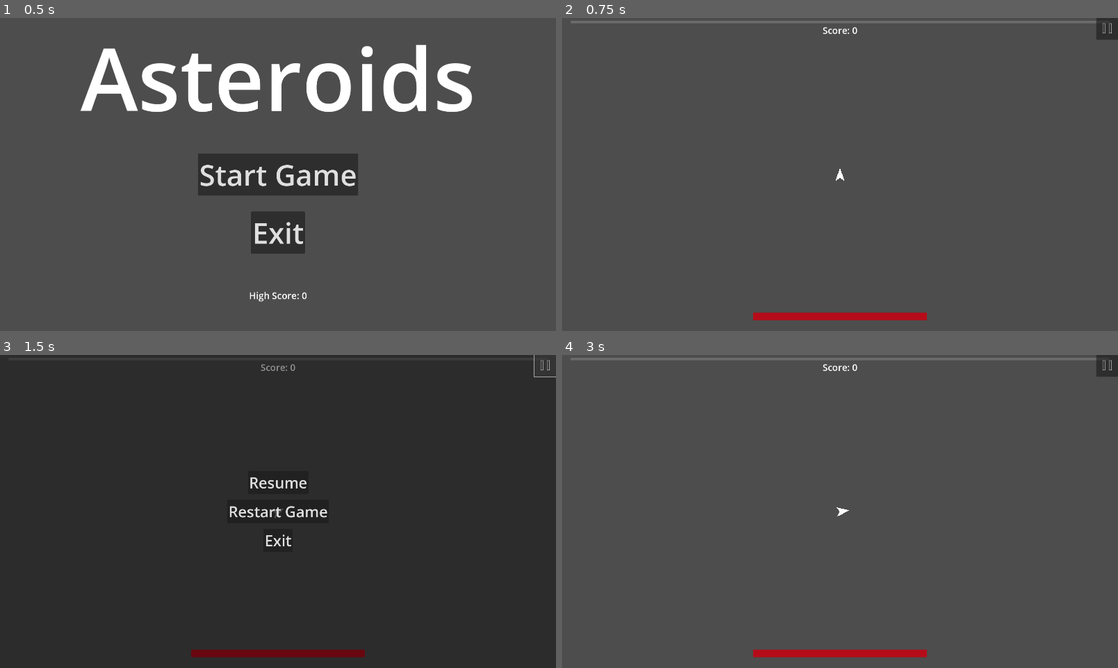
Above: before the commit, frames 1-4 (two rows, left to right).
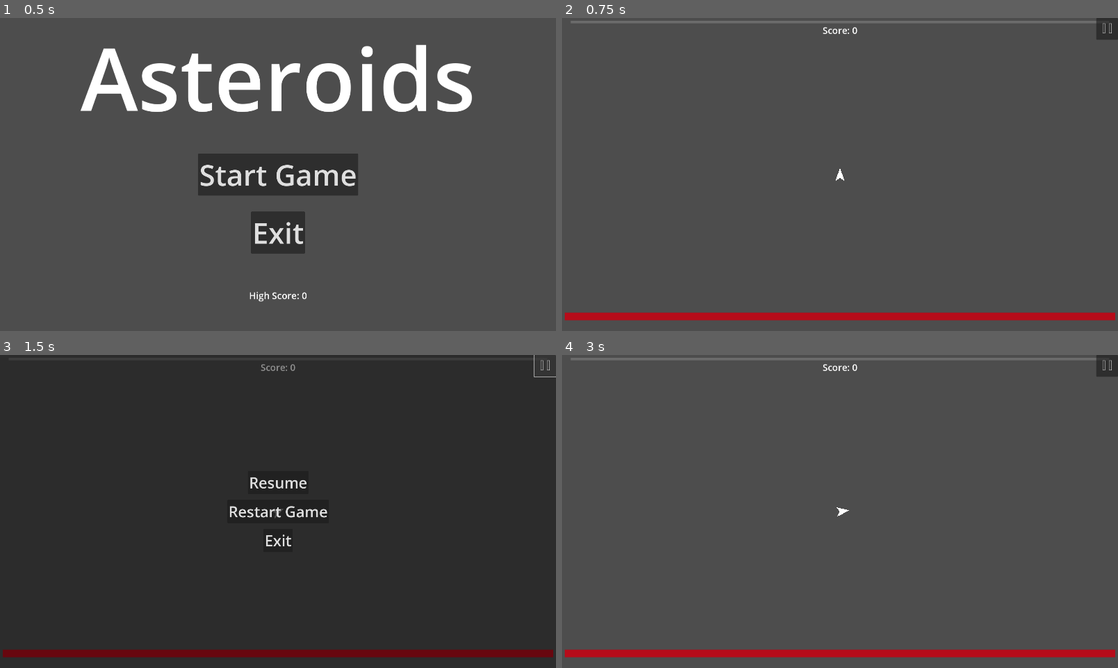
Above: after the commit, the same moments.

Repository: CoilSeb/AsteroidsPersonal
Game: Godot game, scene res://Scenes/Screens/Start Screen/StartScreen.tscn
Same seed, same stepped clock (60 frames per second), same inputs: the game is played once before the commit and once after it.
Inputs (mouse positions are in pixels of both pictures, inside the frame that each line leads up to):
- Up to frame 1 (0.5 s): no input
- Up to frame 2 (0.75 s): click "Start Game" at 0.5 s
- Up to frame 3 (1.5 s): click (544, 364) at 1.25 s
- Up to frame 4 (3 s): click "Restart Game" at 2 s; tap Enter at 2.75 s; move the mouse to (962, 495) at 2.77 s; press the mouse at (962, 495) at 2.78 s; hold D (rotate_right) from 2.78 s (still down)

Frame 1 is identical in both runs. In frame 2, 1.8% of the frame differs, in the area x 0-100%, y 94-97%; in frame 3, 1.7%; in frame 4, 1.8%.

Commit message:
fixed upgrade bugs

Diff:
--- a/Global Scripts/Global.gd
+++ b/Global Scripts/Global.gd
@@ -58,17 +58,17 @@
 
 
 func refresh():
-	health = 300
-	max_health = 300
+	health = 3000000
+	max_health = 3000000
 	health_regen = 0
 	move_speed = 0
 	counter_thrust = 0
-	damage = 0
+	damage = 100
 	attack_speed = 0.35
 	bullet_speed = 0
-	collision_damage = 10
+	collision_damage = 100
 	exp = 0
-	exp_threshold = 50
+	exp_threshold = 1
 	exp_level = 0
 
 	damage_up["damage_up1"] = false
--- a/Scenes/Screens/Game Scene/GameScene.gd
+++ b/Scenes/Screens/Game Scene/GameScene.gd
@@ -63,7 +63,7 @@
 	for i in range(5):
 		#print("asteroid spawned")
 		spawn_Asteroid()
-	timer_wave.start(30)
+	timer_wave.start(45)
 
 
 func spawn_Asteroid():
@@ -90,63 +90,63 @@
 	print("wave 1")
 	for i in range(5):
 		spawn_Asteroid()
-	timer_wave2.start(30)
+	timer_wave2.start(45)
 
 
 func _on_timer_wave_2_timeout():
 	print("wave 2")
 	for i in range(7):
 		spawn_Asteroid()
-	timer_wave3.start(30)
+	timer_wave3.start(45)
 
 
 func _on_timer_wave_3_timeout():
 	print("wave 3")
 	for i in range(7):
 		spawn_Asteroid()
-	timer_wave4.start(30)
+	timer_wave4.start(45)
 
 
 func _on_timer_wave_4_timeout():
 	print("wave 4")
 	for i in range(7):
 		spawn_Asteroid()
-	timer_wave5.start(30)
+	timer_wave5.start(45)
 
 
 func _on_timer_wave_5_timeout():
 	print("wave 5")
 	for i in range(10):
 		spawn_Asteroid()
-	timer_wave6.start(30)
+	timer_wave6.start(45)
 
 
 func _on_timer_wave_6_timeout():
 	print("wave 6")
 	for i in range(10):
 		spawn_Asteroid()
-	timer_wave7.start(30)
+	timer_wave7.start(45)
 
 
 func _on_timer_wave_7_timeout():
 	print("wave 7")
 	for i in range(10):
 		spawn_Asteroid()
-	timer_wave8.start(30)
+	timer_wave8.start(45)
 
 
 func _on_timer_wave_8_timeout():
 	print("wave 8")
 	for i in range(12):
 		spawn_Asteroid()
-	timer_wave9.start(30)
+	timer_wave9.start(45)
 
 
 func _on_timer_wave_9_timeout():
 	print("wave 9")
 	for i in range(10):
 		spawn_Asteroid()
-	timer_wave10.start(30)
+	timer_wave10.start(45)
 
 
 func _on_timer_wave_10_timeout():
--- a/Scenes/UI/UI.gd
+++ b/Scenes/UI/UI.gd
@@ -24,16 +24,16 @@
 var score = 0
 var num_of_damage_upgrades = 1
 var damage_upgrade = null
-var checked_damage = false
 var d
+var d_catch
 var num_of_health_upgrades = 1
 var health_upgrade = null
-var checked_health = false
 var h
-var num_of_utility_upgrades = 0
+var h_catch
+var num_of_utility_upgrades = 1
 var utility_upgrade = null
-var checked_utility = false
 var u
+var u_catch
 
 
 func _ready():
@@ -148,6 +148,9 @@
 		d = randi_range(0, num_of_damage_upgrades)
 		h = randi_range(0, num_of_health_upgrades)
 		u = randi_range(0, num_of_utility_upgrades)
+		d_catch = null
+		h_catch = null
+		u_catch = null
 		level_up()
 
 
@@ -184,123 +187,164 @@
 	get_damage_upgrade()
 	get_health_upgrade()
 	get_utility_upgrade()
-	level_up_timer.start(2)
+	level_up_timer.start(1)
 
 
 func get_damage_upgrade():
-	if d == 0:
-		if Global.damage_up["damage_up1"] == false:
-			damage_upgrade = "damage_up1"
-			damage_upgrade_button.text = "Damage Up \n\n\nIncrease bullet damage by 1.5"
-			return
-		if Global.damage_up["damage_up2"] == false:
-			damage_upgrade = "damage_up2"
-			damage_upgrade_button.text = "Damage Up + \n\n\nIncrease bullet damage by 2.25 \nDecrease attack speed by 5%"
-			return
-		if Global.damage_up["damage_up3"] == false:
-			damage_upgrade = "damage_up3"
-			damage_upgrade_button.text = "Damage Up ++ \n\n\nIncrease bullet damage by 3 \nDecrease attack speed by 10%"
-			return
-		d += 1
-		get_damage_upgrade()
-
-	if d == 1:
-		if Global.attack_speed_up["attack_speed_up1"] == false:
-			damage_upgrade = "attack_speed_up1"
-			damage_upgrade_button.text = "Attack Speed Up \n\n\nIncrease attack speed by 10%"
-			return
-		if Global.attack_speed_up["attack_speed_up2"] == false:
-			damage_upgrade = "attack_speed_up2"
-			damage_upgrade_button.text = "Attack Speed Up + \n\n\nIncrease attack speed by 15% \nDecrease bullet damage by 1"
-			return
-		if Global.attack_speed_up["attack_speed_up3"] == false:
-			damage_upgrade = "attack_speed_up3"
-			damage_upgrade_button.text = "Attack Speed Up ++ \n\n\nIncrease attack speed by 20% \nDecrease bullet damage by 2"
-			return
-		d += 1
-		get_damage_upgrade()
+	if(d_catch == d):
+		print("Out d_catch: ", d_catch, " d: ", d)
+		damage_upgrade_button.text = "OUT OF UPGRADES"
+		return
 
 	else:
-		if(d > num_of_damage_upgrades && checked_damage == true):
-			damage_upgrade_button.text = "OUT OF UPGRADES"
-			return
-		if(d > num_of_damage_upgrades && checked_damage == false):
-			d = -1
-			checked_damage = true
-		d += 1
-		get_damage_upgrade()
+		if d == 0:
+			if Global.damage_up["damage_up1"] == false:
+				damage_upgrade = "damage_up1"
+				damage_upgrade_button.text = "Damage Up \n\n\nIncrease bullet damage by 1.5"
+				print("True")
+				return
+			if Global.damage_up["damage_up2"] == false:
+				damage_upgrade = "damage_up2"
+				damage_upgrade_button.text = "Damage Up + \n\n\nIncrease bullet damage by 2.25 \nDecrease attack speed by 5%"
+				return
+			if Global.damage_up["damage_up3"] == false:
+				damage_upgrade = "damage_up3"
+				damage_upgrade_button.text = "Damage Up ++ \n\n\nIncrease bullet damage by 3 \nDecrease attack speed by 10%"
+				return
+			if d_catch == null:
+				print("d_catch: ", d_catch, " d: ", d)
+				d_catch = d
+			d += 1
+			get_damage_upgrade()
+
+		elif d == 1:
+			if Global.attack_speed_up["attack_speed_up1"] == false:
+				damage_upgrade = "attack_speed_up1"
+				damage_upgrade_button.text = "Attack Speed Up \n\n\nIncrease attack speed by 10%"
+				return
+			if Global.attack_speed_up["attack_speed_up2"] == false:
+				damage_upgrade = "attack_speed_up2"
+				damage_upgrade_button.text = "Attack Speed Up + \n\n\nIncrease attack speed by 15% \nDecrease bullet damage by 1"
+				return
+			if Global.attack_speed_up["attack_speed_up3"] == false:
+				damage_upgrade = "attack_speed_up3"
+				damage_upgrade_button.text = "Attack Speed Up ++ \n\n\nIncrease attack speed by 20% \nDecrease bullet damage by 2"
+				return
+			if d_catch == null:
+				d_catch = d
+				print("d_catch: ", d_catch, " d: ", d)
+			d += 1
+			get_damage_upgrade()
+
+		else:
+			d = 0
+			print("new d: ", d)
+			get_damage_upgrade()
+
 
 
 func get_health_upgrade():
-	if h == 0:
-		if Global.health_up["health_up1"] == false:
-			health_upgrade = "health_up1"
-			health_upgrade_button.text = "Health Up \n\n\nIncrease max health by 50"
-			return
-		if Global.health_up["health_up2"] == false:
-			health_upgrade = "health_up2"
-			health_upgrade_button.text = "Health Up + \n\n\nIncrease max health by 100 \nReduce thrust by 10"
-			return
-		if Global.health_up["health_up3"] == false:
-			health_upgrade = "health_up3"
-			health_upgrade_button.text = "Health Up ++ \n\n\nIncrease max health by 150 \nReduce thrust by 10"
-			return
-		h += 1
-		get_health_upgrade()
-
-	if h == 1:
-		if Global.health_regen_up["health_regen_up1"] == false:
-			health_upgrade = "health_regen_up1"
-			health_upgrade_button.text = "Health Regen Up \n\n\nIncrease health regeneration by 0.5"
-			return
-		if Global.health_regen_up["health_regen_up2"] == false:
-			health_upgrade = "health_regen_up2"
-			health_upgrade_button.text = "Health Up + \n\n\nIncrease health regeneration by 1.5"
-			return
-		if Global.health_regen_up["health_regen_up3"] == false:
-			health_upgrade = "health_regen_up3"
-			health_upgrade_button.text = "Health Up ++ \n\n\nIncrease health regeneration by 3"
-			return
-		h += 1
-		get_health_upgrade()
+	if(h_catch == h):
+		print("Out h_catch: ", h_catch, " h: ", h)
+		health_upgrade_button.text = "OUT OF UPGRADES"
+		return
 
 	else:
-		if(h > num_of_health_upgrades && checked_health == true):
-			health_upgrade_button.text = "OUT OF UPGRADES"
-			return
-		if(h > num_of_health_upgrades && checked_health == false):
-			h = -1
-			checked_health = true
-		h += 1
-		get_health_upgrade()
+		if h == 0:
+			if Global.health_up["health_up1"] == false:
+				health_upgrade = "health_up1"
+				health_upgrade_button.text = "Health Up \n\n\nIncrease max health by 50"
+				return
+			if Global.health_up["health_up2"] == false:
+				health_upgrade = "health_up2"
+				health_upgrade_button.text = "Health Up + \n\n\nIncrease max health by 100 \nReduce thrust by 10"
+				return
+			if Global.health_up["health_up3"] == false:
+				health_upgrade = "health_up3"
+				health_upgrade_button.text = "Health Up ++ \n\n\nIncrease max health by 150 \nReduce thrust by 10"
+				return
+
+			if h_catch == null:
+				h_catch = h
+				print("h_catch: ", h_catch, " h: ", h)
+			h += 1
+			get_health_upgrade()
+
+		elif h == 1:
+			if Global.health_regen_up["health_regen_up1"] == false:
+				health_upgrade = "health_regen_up1"
+				health_upgrade_button.text = "Health Regen Up \n\n\nIncrease health regeneration by 0.5"
+				return
+			if Global.health_regen_up["health_regen_up2"] == false:
+				health_upgrade = "health_regen_up2"
+				health_upgrade_button.text = "Health Up + \n\n\nIncrease health regeneration by 1.5"
+				return
+			if Global.health_regen_up["health_regen_up3"] == false:
+				health_upgrade = "health_regen_up3"
+				health_upgrade_button.text = "Health Up ++ \n\n\nIncrease health regeneration by 3"
+				return
+
+			if h_catch == null:
+				h_catch = h
+				print("h_catch: ", h_catch, " h: ", h)
+			h += 1
+			get_health_upgrade()
+
+		else:
+			h = 0
+			get_health_upgrade()
 
 
 func get_utility_upgrade():
-	if u == 0:
-		if Global.move_speed_up["move_speed_up1"] == false:
-			utility_upgrade = "move_speed_up1"
-			utility_upgrade_button.text = "Move Speed Up \n\n\nIncrease move speed by 10"
-			return
-		if Global.move_speed_up["move_speed_up2"] == false:
-			utility_upgrade = "move_speed_up2"
-			utility_upgrade_button.text = "Move Speed Up + \n\n\nIncrease move speed by 15 \nReduce max health by 50"
-			return
-		if Global.move_speed_up["move_speed_up3"] == false:
-			utility_upgrade = "move_speed_up3"
-			utility_upgrade_button.text = "Move Speed Up ++ \n\n\nIncrease move speed by 20 \nReduce max health by 75"
-			return
-		u += 1
-		get_utility_upgrade()
+	if(u_catch == u):
+		print("Out U_catch: ", u_catch, " U: ", u)
+		utility_upgrade_button.text = "OUT OF UPGRADES"
+		return
 
 	else:
-		if(u > num_of_utility_upgrades && checked_utility == true):
-			utility_upgrade_button.text = "OUT OF UPGRADES"
-			return
-		if(u > num_of_utility_upgrades && checked_utility == false):
-			u = -1
-			checked_utility = true
-		u += 1
-		get_utility_upgrade()
+		if u == 0:
+			if Global.move_speed_up["move_speed_up1"] == false:
+				utility_upgrade = "move_speed_up1"
+				utility_upgrade_button.text = "Move Speed Up \n\n\nIncrease move speed by 10"
+				return
+			if Global.move_speed_up["move_speed_up2"] == false:
+				utility_upgrade = "move_speed_up2"
+				utility_upgrade_button.text = "Move Speed Up + \n\n\nIncrease move speed by 15 \nReduce max health by 50"
+				return
+			if Global.move_speed_up["move_speed_up3"] == false:
+				utility_upgrade = "move_speed_up3"
+				utility_upgrade_button.text = "Move Speed Up ++ \n\n\nIncrease move speed by 20 \nReduce max health by 75"
+				return
+
+			if u_catch == null:
+				u_catch = u
+				print("U_catch: ", u_catch, " U: ", u)
+			u += 1
+			get_utility_upgrade()
+
+		elif u == 1:
+			if Global.counter_thrust_up["counter_thrust_up1"] == false:
+				utility_upgrade = "counter_thrust_up1"
+				utility_upgrade_button.text = "Counter Thrust Up \n\n\nPress 'S' to counter thrust \n Increase counter thrust by 10"
+				return
+			if Global.counter_thrust_up["counter_thrust_up2"] == false:
+				utility_upgrade = "counter_thrust_up2"
+				utility_upgrade_button.text = "Counter Thrust Up + \n\n\nIncrease counter thrust by 15"
+				return
+			if Global.counter_thrust_up["counter_thrust_up3"] == false:
+				utility_upgrade = "counter_thrust_up3"
+				utility_upgrade_button.text = "Counter Thrust Up ++ \n\n\nIncrease counter thrust by 25"
+				return
+
+			if u_catch == null:
+				u_catch = u
+				print("U_catch: ", u_catch, " U: ", u)
+			u += 1
+			get_utility_upgrade()
+
+		else:
+			u = 0
+			get_utility_upgrade()
 
 
 func apply_upgrade(upgrade):
@@ -330,6 +374,9 @@
 			Global.damage -= 2
 			Global.attack_speed_up["attack_speed_up3"] = true
 		damage_upgrade = null
+		d_catch = null
+		h_catch = null
+		u_catch = null
 
 	if health_upgrade != null:
 		#Health
@@ -358,6 +405,9 @@
 			Global.health_regen += 3
 			Global.health_regen_up["health_regen_up3"] = true
 		health_upgrade = null
+		d_catch = null
+		h_catch = null
+		u_catch = null
 
 	if utility_upgrade != null:
 		#Move Speed
@@ -376,4 +426,18 @@
 			if Global.health > 50:
 				update_health(-50)
 			Global.move_speed_up["move_speed_up3"] = true
+		#Counter Thrust
+		if upgrade == "counter_thrust_up1":
+			Global.counter_thrust += 10
+			Global.counter_thrust_up["counter_thrust_up1"] = true
+		if upgrade == "counter_thrust_up2":
+			Global.counter_thrust += 15
+			Global.counter_thrust_up["counter_thrust_up2"] = true
+		if upgrade == "counter_thrust_up3":
+			Global.counter_thrust += 25
+			Global.counter_thrust_up["counter_thrust_up3"] = true
 		utility_upgrade = null
+		d_catch = null
+		h_catch = null
+		u_catch = null
+	print("\n\n\n")
--- a/Scenes/UI/UI.tscn
+++ b/Scenes/UI/UI.tscn
@@ -251,7 +251,6 @@
 expand_icon = true
 
 [node name="Level_Up_Timer" type="Timer" parent="."]
-wait_time = 2.0
 one_shot = true
 
 [connection signal="pressed" from="Restart" to="." method="_on_restart_pressed"]
